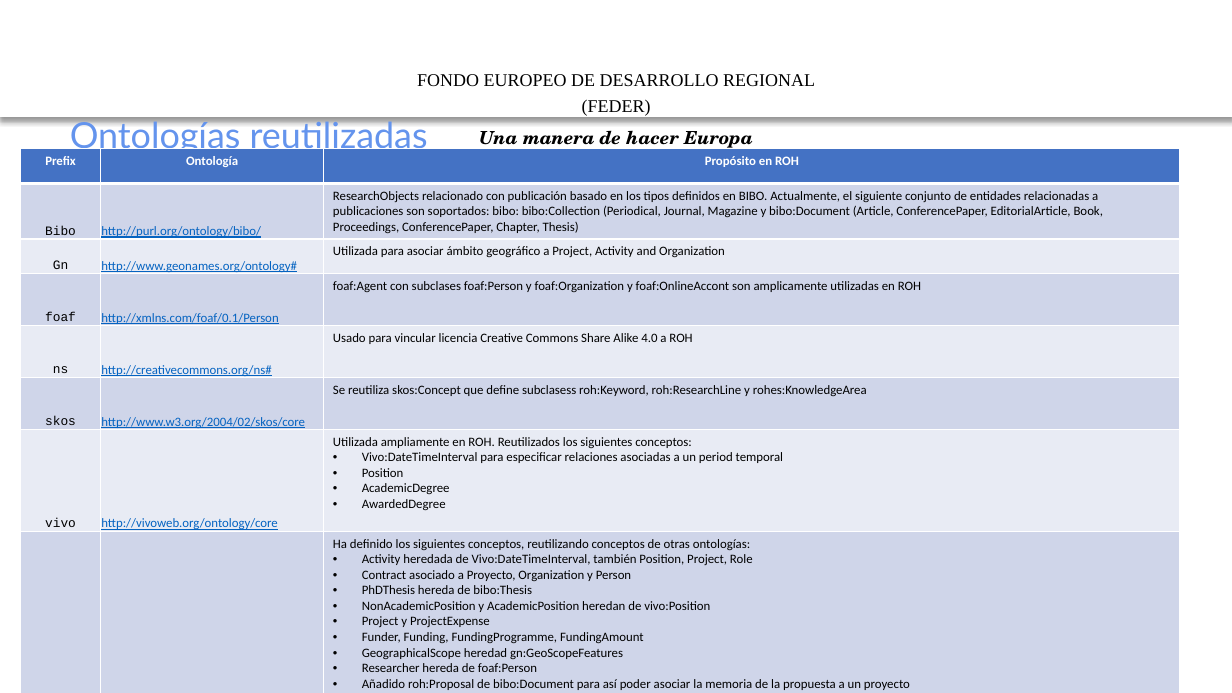
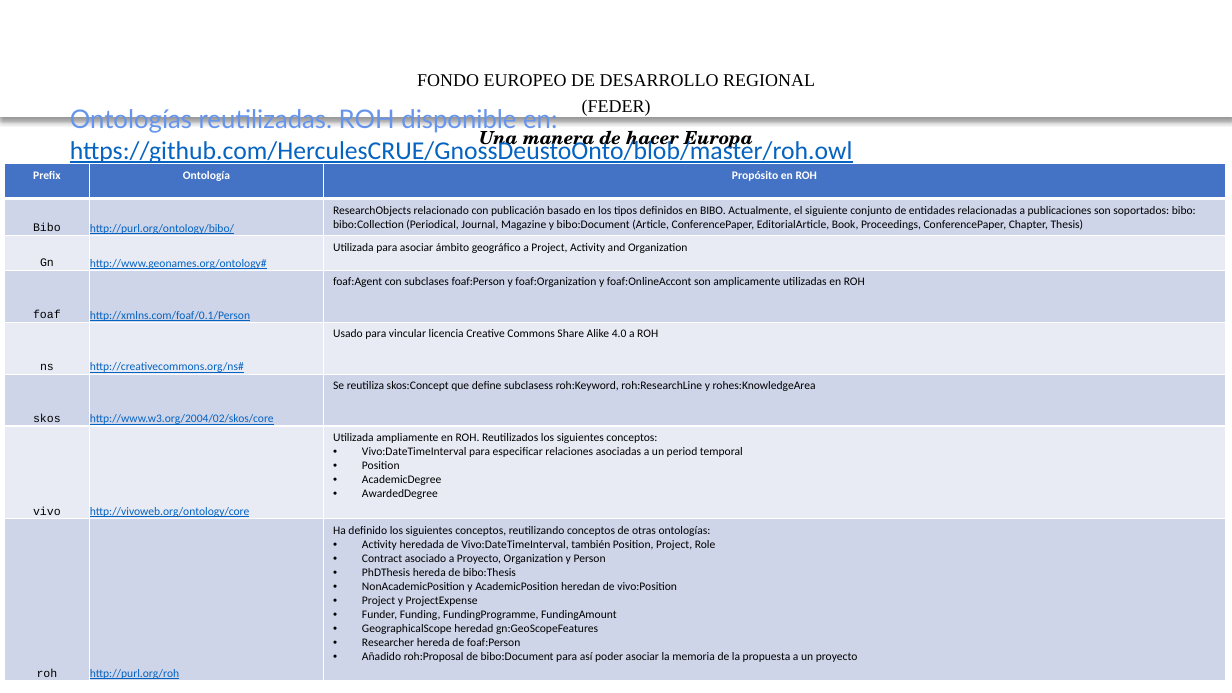
Before and after one commit to mpuerta004/GnossDeustoOnto, a slide deck: slide 4 of 20200109 HERCULES ASIO -ROH-Validación.pptx. Drawn at 1232x693 pixels with LibreOffice and Linux fonts; fonts in the diff are those of the drawing; background and template pictures are left out. Boxes give left, top, right and bottom in pixels: in the first picture for what was removed or moved away, otherwise in the second. Text is boxed around its words. In the diff, an @@ line names an element or a change of style, - is before the commit and + after.

Commit message:
Introducidos links a ontología y comparativa con preguntas de competencia

```diff
--- a/20200109 HERCULES ASIO -ROH-Validación.pptx
+++ b/20200109 HERCULES ASIO -ROH-Validación.pptx
@@ text at <box>70,109,853,179</box>: text changed; size 28 to 20 pt; font Lato to Calibri; text colour #6494ED to #0563C1 @@
-Ontologías reutilizadas
+Ontologías reutilizadas. ROH disponible en: https://github.com/HerculesCRUE/GnossDeustoOnto/blob/master/roh.owl
@@ table at <box>5,164,1225,685</box> @@
@@ size 10 to 9 pt @@
@@ table: place and size @@
-table at <box>20,149,1180,693</box>
+table at <box>5,164,1225,685</box>
```
